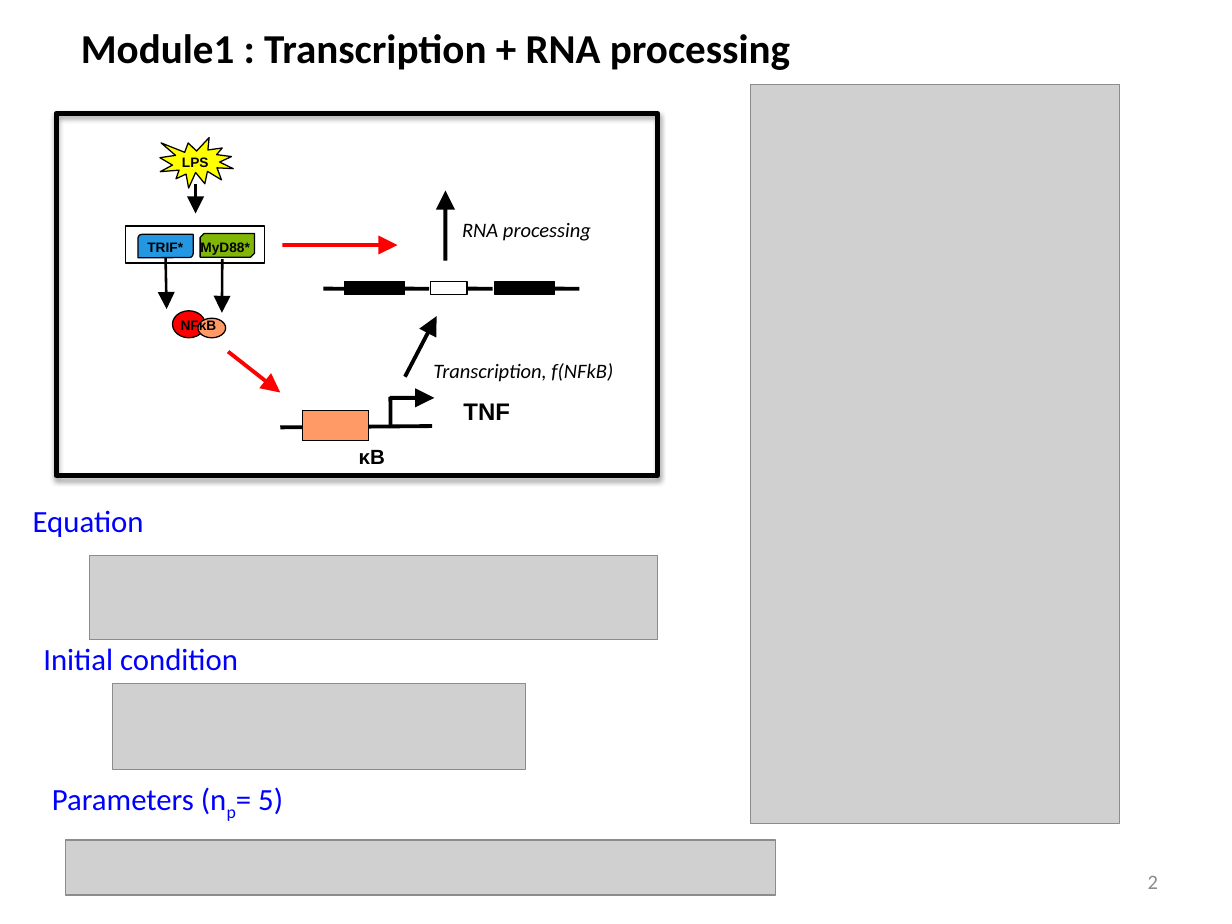
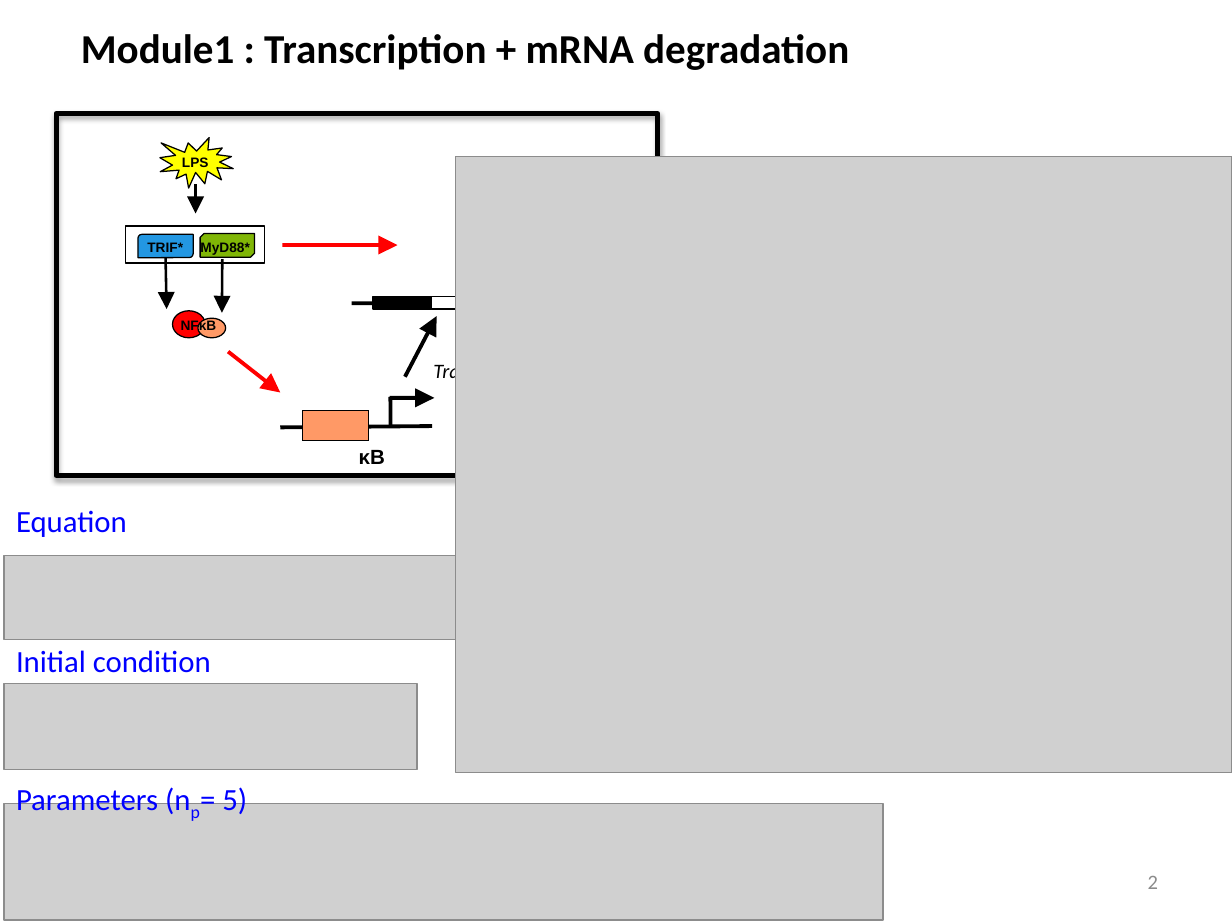
Before and after one commit to biomystery/TNF_regulation, a slide deck: slide 2 of TNF_Slides.pptx. Drawn at 1232x924 pixels with LibreOffice and Linux fonts; fonts in the diff are those of the drawing; grey boxes stand for pictures. Boxes give left, top, right and bottom in pixels: in the first picture for what was removed or moved away, otherwise in the second. Text is boxed around its words. In the diff, an @@ line names an element or a change of style, - is before the commit and + after.

```diff
--- a/TNF_Slides.pptx
+++ b/TNF_Slides.pptx
@@ text at <box>81,34,849,70</box>: text changed @@
-Module1 : Transcription + RNA processing
+Module1 : Transcription + mRNA degradation
@@ picture removed at <box>750,84,1120,823</box> @@
@@ picture added at <box>456,156,1232,772</box> @@
@@ arrow removed from (446, 260) to (446, 191) @@
@@ text removed at <box>462,223,591,241</box> @@
-RNA processing
@@ rectangle: place and size @@
-rectangle at <box>345,282,405,294</box>
+rectangle at <box>373,296,434,308</box>
@@ rectangle: place and size @@
-rectangle at <box>430,282,467,294</box>
+rectangle at <box>431,296,468,308</box>
@@ group removed at <box>404,282,579,294</box>: 3 lines, 1 rectangle @@
@@ line moved from (323, 288) - (347, 288) to (351, 303) - (376, 303) @@
@@ text removed at <box>463,403,510,420</box> @@
-TNF
@@ text "Equation": place and size @@
-text "Equation" at <box>33,510,144,537</box>
+text "Equation" at <box>16,510,127,537</box>
@@ picture: place and size @@
-picture at <box>89,556,657,639</box>
+picture at <box>4,556,586,639</box>
@@ text "Initial condition": place and size @@
-text "Initial condition" at <box>43,648,238,671</box>
+text "Initial condition" at <box>16,650,211,673</box>
@@ picture: place and size @@
-picture at <box>113,684,526,770</box>
+picture at <box>4,684,416,770</box>
@@ text "Parameters (np= 5)" rewrapped from <box>52,787,283,814</box> to <box>16,784,247,818</box> @@
@@ picture: place and size @@
-picture at <box>65,840,775,896</box>
+picture at <box>4,803,882,920</box>
```
Also in this commit, not shown: 2 other slides changed, 3 slides removed, 17 other files.
